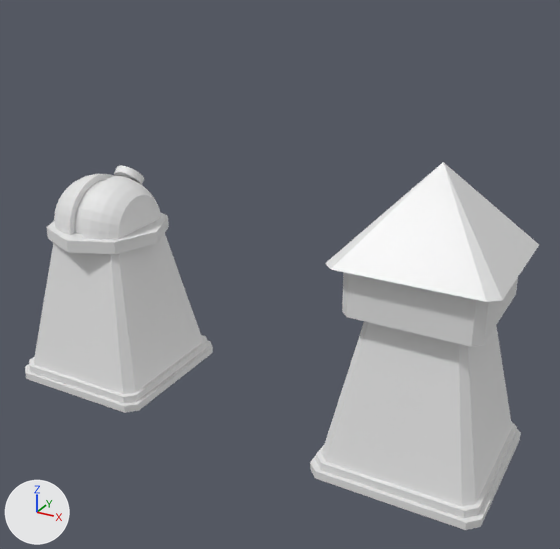
The Blender file BaseTower1.blend: old version first, new version second.
One viewpoint serves both versions: a 50 mm camera at (4.48, -14.99, 11.38) aimed at (-5.64, 3.41, 2.18). Arrows for +X, +Y and +Z are at lower left; the lights stay in place.

The first picture shows 'BaseSlice1', 'BaseSlice1.001', 'BaseSlice2', 'BaseSlice2.001', 'CannonHead', 'CannonHead.001', 'Head', 'HeadBase', 'Roof', 'Trunk', 'Trunk.001'.
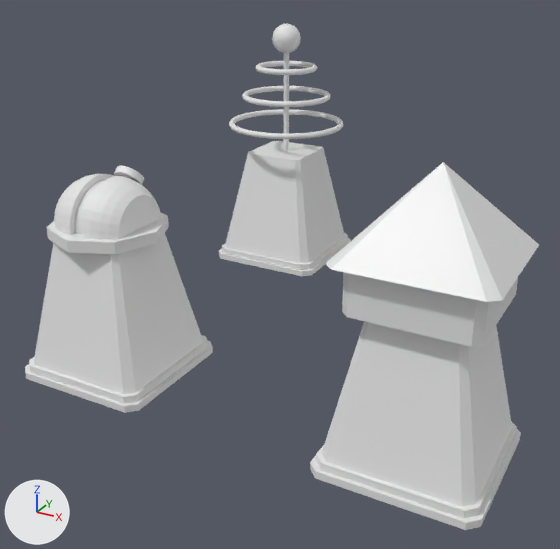
Commit message: updated CannonTower file and created Tesla tower

Boxes [x1, y1, x2, y2] around the edits, measured in the pictures (560 x 549 px):
'Trunk.002', added: after [225, 141, 345, 264]
'RingLow', added: after [229, 109, 343, 139]
'RingMid', added: after [242, 86, 330, 107]
'BaseSlice1.002', added: after [219, 238, 351, 276]
'BaseSlice2.002', added: after [222, 233, 348, 270]
'Sphere', added: after [272, 24, 301, 53]
'Torus.003', added: after [256, 61, 317, 75]
'Cylinder', added: after [283, 53, 289, 151]

Edits to the bpy script that builds the scene:
```text
Add mat_material_002:
    mat_material_002 = principled_material('Material.002')
    mat_material_002.base_color = (0.8, 0.8, 0.8)  # white #e7e7e7
    mat_material_002.roughness = 0.4
Add me_torus_003:
    me_torus_003.from_pydata(...)  # a torus around z (ring radius 1.0, tube radius 0.1) spanning x -1.1..1.1, y -1.1..1.1, z -0.1..0.1
Add me_torus_002:
    me_torus_002.from_pydata(...)  # a torus around z (ring radius 1.5, tube radius 0.1) spanning x -1.6..1.6, y -1.6..1.6, z -0.1..0.1
Add me_torus_001:
    me_torus_001.from_pydata(...)  # a torus around z (ring radius 2.0, tube radius 0.1) spanning x -2.1..2.1, y -2.1..2.1, z -0.1..0.1
Add me_sphere_002:
    me_sphere_002.from_pydata(...)  # a UV sphere (32 segments, 16 rings, poles along z) spanning x -1.0..1.0, y -1.0..1.0, z -1.0..1.0
Add me_cube_008:
    me_cube_008.from_pydata(...)  # 16 vertices, 10 faces; spans x -1.81..1.8, y -1.8..1.81, z -1.61..2.0
    me_cube_008.materials.append(mat_material_002)  # white #e7e7e7
Add me_cylinder_003:
    me_cylinder_003.from_pydata(...)  # 129 vertices, 97 faces; spans x -1.0..1.0, y -1.0..1.0, z -1.0..0.75
Add me_cube_009:
    me_cube_009.from_pydata(...)  # 16 vertices, 10 faces; spans x -1.9..1.9, y -1.9..1.9, z -0.8..-0.61
    me_cube_009.materials.append(mat_material_002)  # white #e7e7e7
Add me_cube_010:
    me_cube_010.from_pydata(...)  # 16 vertices, 10 faces; spans x -2.0..2.0, y -2.0..2.0, z 0.0..0.2
    me_cube_010.materials.append(mat_material_002)  # white #e7e7e7
Add ob_torus_003:
    ob_torus_003 = bpy.data.objects.new('Torus.003', me_torus_003)
    ob_torus_003.location = (-9.0, 10.0, 7.0)
Add ob_ringmid:
    ob_ringmid = bpy.data.objects.new('RingMid', me_torus_002)
    ob_ringmid.location = (-9.0, 10.0, 6.0)
Add ob_ringlow:
    ob_ringlow = bpy.data.objects.new('RingLow', me_torus_001)
    ob_ringlow.location = (-9.0, 10.0, 5.0)
Add ob_sphere:
    ob_sphere = bpy.data.objects.new('Sphere', me_sphere_002)
    ob_sphere.location = (-9.0, 10.0, 8.0)
    ob_sphere.scale = (0.5, 0.5, 0.5)
Add ob_trunk_002:
    ob_trunk_002 = bpy.data.objects.new('Trunk.002', me_cube_008)
    ob_trunk_002.location = (-9.0, 10.0, 2.0)
Add ob_cylinder:
    ob_cylinder = bpy.data.objects.new('Cylinder', me_cylinder_003)
    ob_cylinder.location = (-9.0, 10.0, 6.0)
    ob_cylinder.scale = (0.1, 0.1, 2.0)
Add ob_baseslice2_002:
    ob_baseslice2_002 = bpy.data.objects.new('BaseSlice2.002', me_cube_009)
    ob_baseslice2_002.location = (-9.0, 10.0, 1.0)
Add ob_baseslice1_002:
    ob_baseslice1_002 = bpy.data.objects.new('BaseSlice1.002', me_cube_010)
    ob_baseslice1_002.location = (-9.0, 10.0, 0.0)
```
